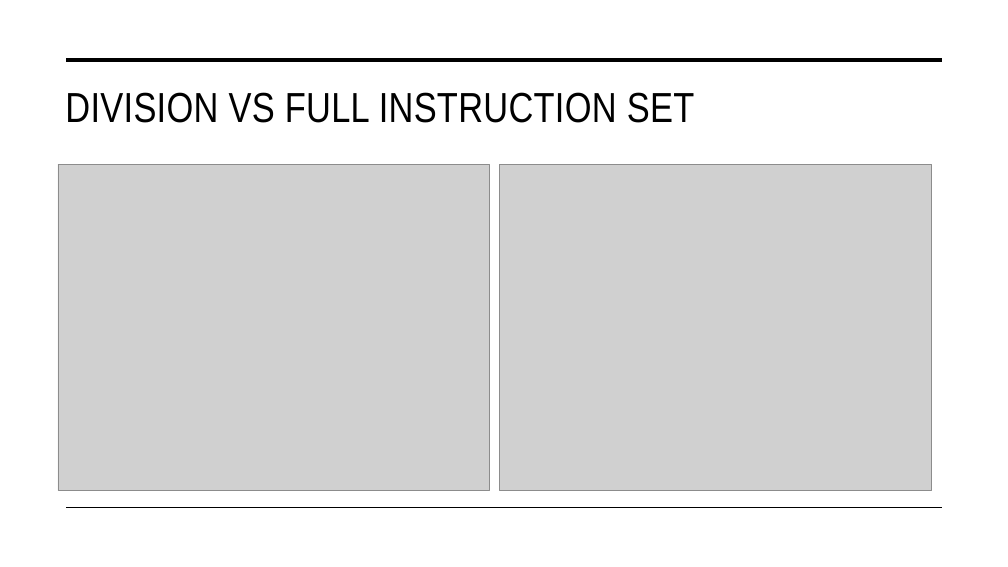
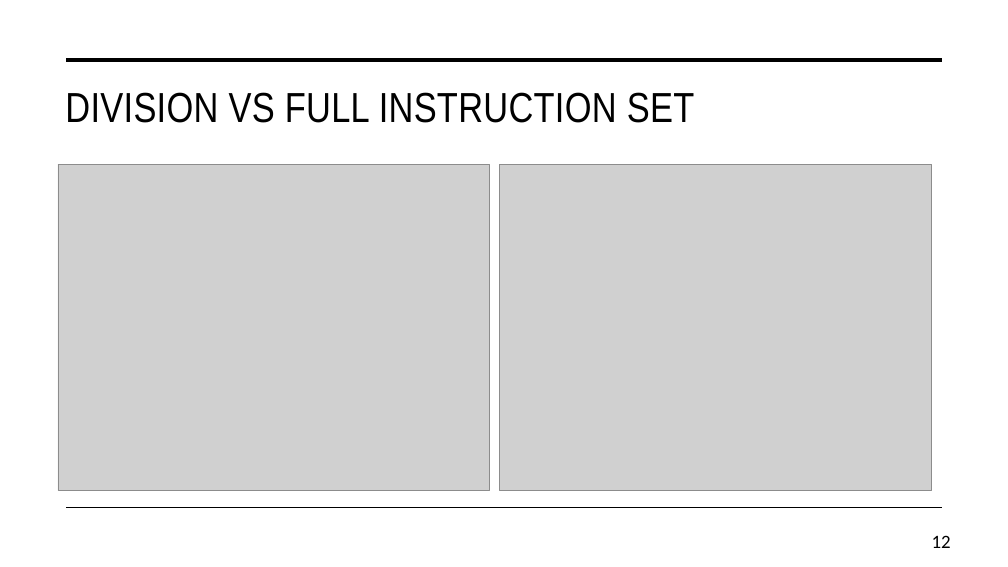
Before and after one commit to Mihyar-30614/Genetic-Programming-Benchmarking-Deep-Memory-Tasks, a slide deck: slide 12 of Thesis Defense.pptx (slide 16 before the commit). Drawn at 1008x567 pixels with LibreOffice and Linux fonts; fonts in the diff are those of the drawing; grey boxes stand for pictures. Boxes give left, top, right and bottom in pixels: in the first picture for what was removed or moved away, otherwise in the second. Text is boxed around its words. In the diff, an @@ line names an element or a change of style, - is before the commit and + after.

```diff
--- a/Thesis Defense.pptx
+++ b/Thesis Defense.pptx
@@ page number added at [932, 535, 951, 548], 18 pt, text #000000 @@
+12
```
Also in this commit, not shown: 23 other slides changed.
